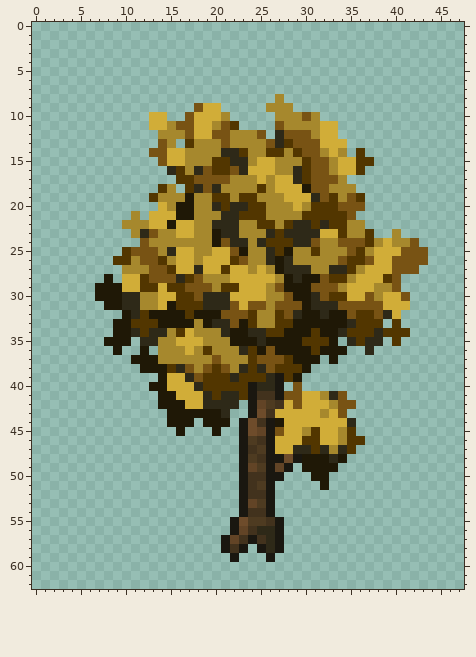
File history of a pixel-art sprite, Assets/Art/Textures/Trees/Tree_Wallnut.png. Above, as it was before the edit.
Colours within 5 levels of each other are drawn and written as one.
New version:
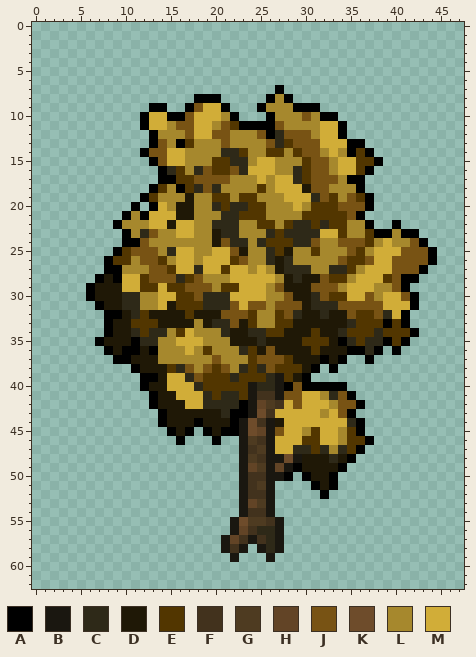
Palette (. is transparent): A #000000  B #1a1710  C #2e2918  D #1f1806  E #523600  F #42321d  G #4e3b21  H #624426  J #785314  K #6e4c2b  L #a6882d  M #d1ad38
Difference:
file 480x630 -> 48x63 pixels (blocks of 10x10 -> 1x1; one block is one cell here)
@@ x 0..47 @@
  6 ................................................
- 7 ................................................
- 8 ...........................L....................
- 9 ..................JMM.....LLL...................
-10 .............MM..JMMML.....LLLJL................
-11 .............MMLJJMMLJE....JLLLLMM..............
-12 ..............LLLJMMJJLLLJ.CJJJLMM..............
-13 ..............JL.ELLLJLLLLJCEJJJMMM.............
-14 .............JJMMLLLLCCELLEELEJJLML.E...........
-15 ..............JMMLLLEECCLMMLLLEJJLMMEE..........
-16 ...............CELCJEEJCMMMLLCEJJLMME...........
-17 ................EEJJJJLLLMLMMCEJJJL.............
-18 ..............EL.ECJCLLLLELMMMDJJLLL............
-19 .............ELLLDLLEELEELLLMMMCJELJE...........
-20 ..............MLDDLLCECCEELLLMLEEEJJJ...........
-21 ...........L.MMMDDLLLCCEEELLLLEEEEEJ............
-22 ..........LLLMMDMMLLCCCLLEELECCECEELL...........
-23 ...........LCJLLMMLLDCCLLLCECCCCMMELLE..L.......
-24 ............JLLLLLLLDJCCLCEEECCJLLJJJELMLLJ.....
-25 ..........EJJJLCMMLLMMJDLLCEDLLELLLJELMMMJJJ....
-26 .........EELJJELMMLMMMEJLLCDCLLLLLJEEJMMJJJJ....
-27 ..........LLLJJEMMCMMEMMLMLDCCCLLCCELMMMJJJ.....
-28 ........D.MMEJJJCEJLLLMMMMMLDCDDJEELMMMEJ.......
-29 .......DDDMMEEMEEJJJLEEMMMLJDDDJJJLMMMLLJ.......
-30 .......DDDCCLLMMEEJCCCMMMMLLJDDCJEEMMJLMMJ......
-31 ........DDCCLLMDEEECCCJMJJLJJJDCCCJJJJJMMM......
-32 ..........DCEDDDDEDDDJJJELLEJCDDCDDJEEJCM.......
-33 .........DDEEEDDDDLDCCJDELLEEDDDDDDCEEE.E.......
-34 .........DDCECCLEMLLLCDDCCEEDDDEDDCEEECEEE......
-35 ........DDD.CCLLMMMLLLDDDCDDDDEEED.CECC.E.......
-36 .........D..D.LLLMLELLLCEDJDDDDEDDD..C..........
-37 ...........DDDLLLLLLJLLLEJJJEDDD.D..............
-38 ............DDDECJLJEJLCECJEEED.................
-39 ..............DMMCJEEECEEECBED..................
-40 .............DDMMMCEEEEEBCCB.J..................
-41 ..............DDMMMCECCEBFFBJJMMLCJ.............
-42 ..............DDDMMCCCC.BHGFMJMMMLJJ............
-43 ...............DDDDDDC..BKFMMMMMLMJ.............
-44 ...............DDD.DDD.BKFBDMMMMMMMC............
-45 ................D...D..BKHBJMMLEMMLE............
-46 .......................BGFBMMMEEMMLEE...........
-47 .......................BFGBMMCCECLCE............
-48 .......................BGFBBKBDDDCD.............
-49 .......................BHGBHB.DDDD..............
-50 .......................BFFBB...DD...............
-51 .......................BFGB.....D...............
-52 .......................BFFB.....................
+ 7 ...........................A....................
+ 8 ..................AAA.....ALA...................
+ 9 .............AA..AJMMA...ALLLAAA................
+10 ............AMMAAJMMMLA...ALLLJLAA..............
+11 ............AMMLJJMMLJEAAAAJLLLLMMA.............
+12 .............ALLLJMMJJLLLJACJJJLMMA.............
+13 .............AJLAELLLJLLLLJCEJJJMMMAA...........
+14 ............AJJMMLLLLCCELLEELEJJLMLAEA..........
+15 .............AJMMLLLEECCLMMLLLEJJLMMEEA.........
+16 ..............ACELCJEEJCMMMLLCEJJLMMEA..........
+17 ..............AAEEJJJJLLLMLMMCEJJJLAA...........
+18 .............AELAECJCLLLLELMMMDJJLLLA...........
+19 ............AELLLDLLEELEELLLMMMCJELJEA..........
+20 ...........A.AMLDDLLCECCEELLLMLEEEJJJA..........
+21 ..........ALAMMMDDLLLCCEEELLLLEEEEEJA...........
+22 .........ALLLMMDMMLLCCCLLEELECCECEELLA..A.......
+23 ..........ALCJLLMMLLDCCLLLCECCCCMMELLEAALAA.....
+24 ..........AAJLLLLLLLDJCCLCEEECCJLLJJJELMLLJA....
+25 .........AEJJJLCMMLLMMJDLLCEDLLELLLJELMMMJJJA...
+26 ........AEELJJELMMLMMMEJLLCDCLLLLLJEEJMMJJJJA...
+27 ........AALLLJJEMMCMMEMMLMLDCCCLLCCELMMMJJJA....
+28 .......ADAMMEJJJCEJLLLMMMMMLDCDDJEELMMMEJAA.....
+29 ......ADDDMMEEMEEJJJLEEMMMLJDDDJJJLMMMLLJA......
+30 ......ADDDCCLLMMEEJCCCMMMMLLJDDCJEEMMJLMMJA.....
+31 .......ADDCCLLMDEEECCCJMJJLJJJDCCCJJJJJMMMA.....
+32 ........AADCEDDDDEDDDJJJELLEJCDDCDDJEEJCMA......
+33 ........ADDEEEDDDDLDCCJDELLEEDDDDDDCEEEAEA......
+34 ........ADDCECCLEMLLLCDDCCEEDDDEDDCEEECEEEA.....
+35 .......ADDDACCLLMMMLLLDDDCDDDDEEEDACECCAEA......
+36 ........ADAADALLLMLELLLCEDJDDDDEDDDAACA.A.......
+37 .........AADDDLLLLLLJLLLEJJJEDDDADA..A..........
+38 ...........ADDDECJLJEJLCECJEEEDA.A..............
+39 ............AADMMCJEEECEEECBEDA.................
+40 ............ADDMMMCEEEEEBCCBAJAAAAA.............
+41 .............ADDMMMCECCEBFFBJJMMLCJA............
+42 .............ADDDMMCCCCABHGFMJMMMLJJA...........
+43 ..............ADDDDDDCAABKFMMMMMLMJA............
+44 ..............ADDDADDDABKFBDMMMMMMMCA...........
+45 ...............ADA.ADAABKHBJMMLEMMLEA...........
+46 ................A...A..BGFBMMMEEMMLEEA..........
+47 .......................BFGBMMCCECLCEA...........
+48 .......................BGFBBKBDDDCDA............
+49 .......................BHGBHBADDDDA.............
+50 .......................BFFBBA.ADDA..............
+51 .......................BFGB....ADA..............
+52 .......................BFFB.....A...............
 53 .......................BHGB.....................
